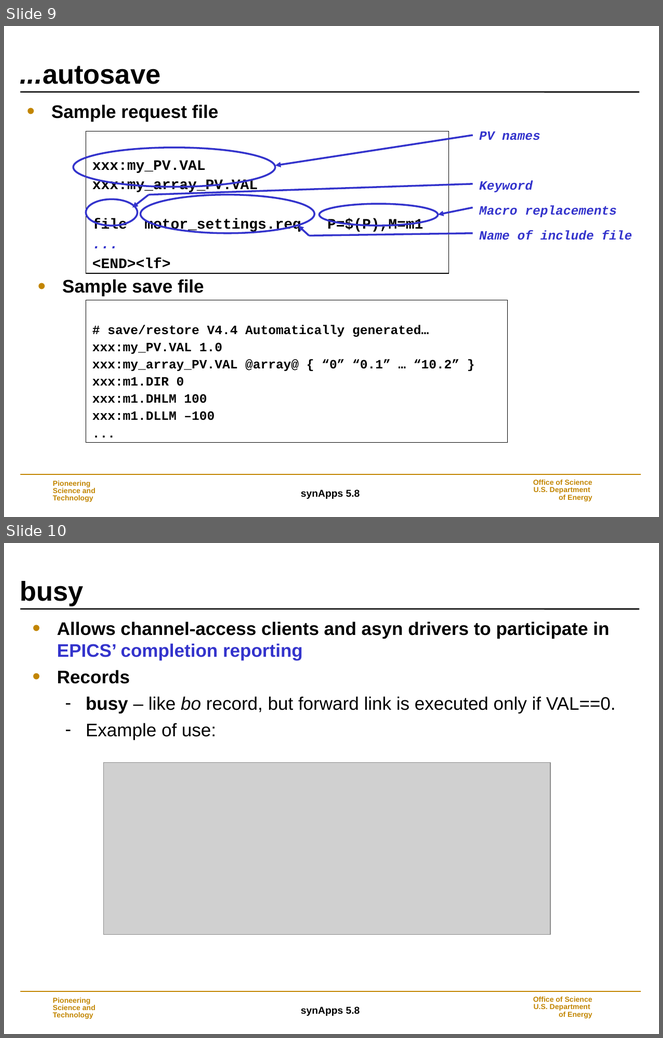
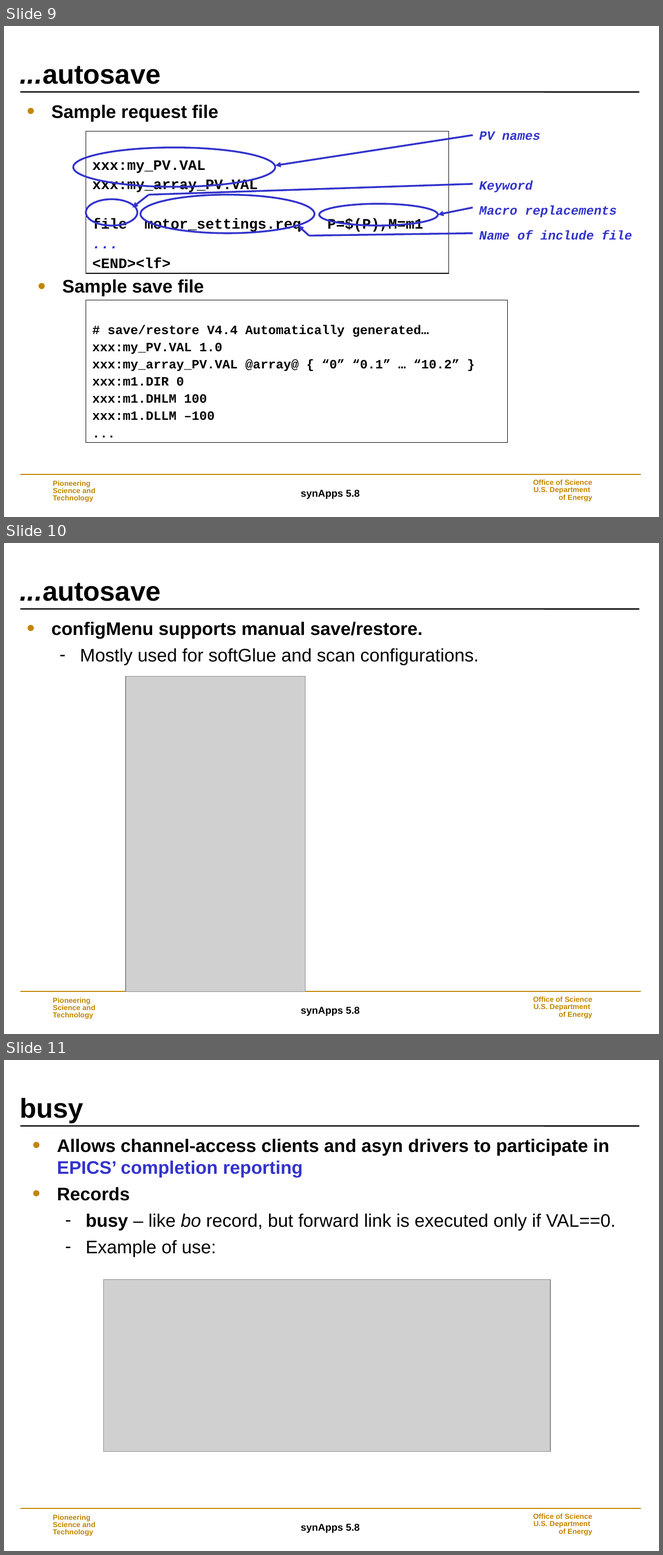
Before and after one commit to EPICS-synApps/documentation, a slide deck: IntroToSynApps.ppt. Shown one above the other, each under a label of ours: slides 9 and 10 before the commit, slides 9, 10 and 11 after it. The pictures are 663x1038 and 663x1555 pixels, drawn with LibreOffice and Linux fonts; fonts in the diff are those of the drawing; grey boxes stand for pictures; background and template pictures are left out. Boxes give left, top, right and bottom in pixels: in the first picture for what was removed or moved away, otherwise in the second. Text is boxed around its words. In the diff, an @@ line names an element or a change of style, - is before the commit and + after.

Commit message:
Updated with softGlueZynq and iocZed

```diff
--- a/IntroToSynApps.ppt
+++ b/IntroToSynApps.ppt
@@ slide 10 added at bbox=[4, 543, 659, 1034], background #FFFFFF; not listed: 5 template elements that a slide beside it also shows @@
@@ title added at bbox=[20, 583, 161, 601], 30 pt, text #000000, bold @@
+...autosave
@@ text added at bbox=[51, 622, 479, 665], 20 pt, text #000000 @@
+• configMenu supports manual save/restore.
+  – Mostly used for softGlue and scan configurations.
@@ picture added at bbox=[126, 676, 306, 992] @@
@@ what was slide 10 is now slide 11 @@
```
Also in this commit, not shown: 2 slides changed, 2 other slides added.
